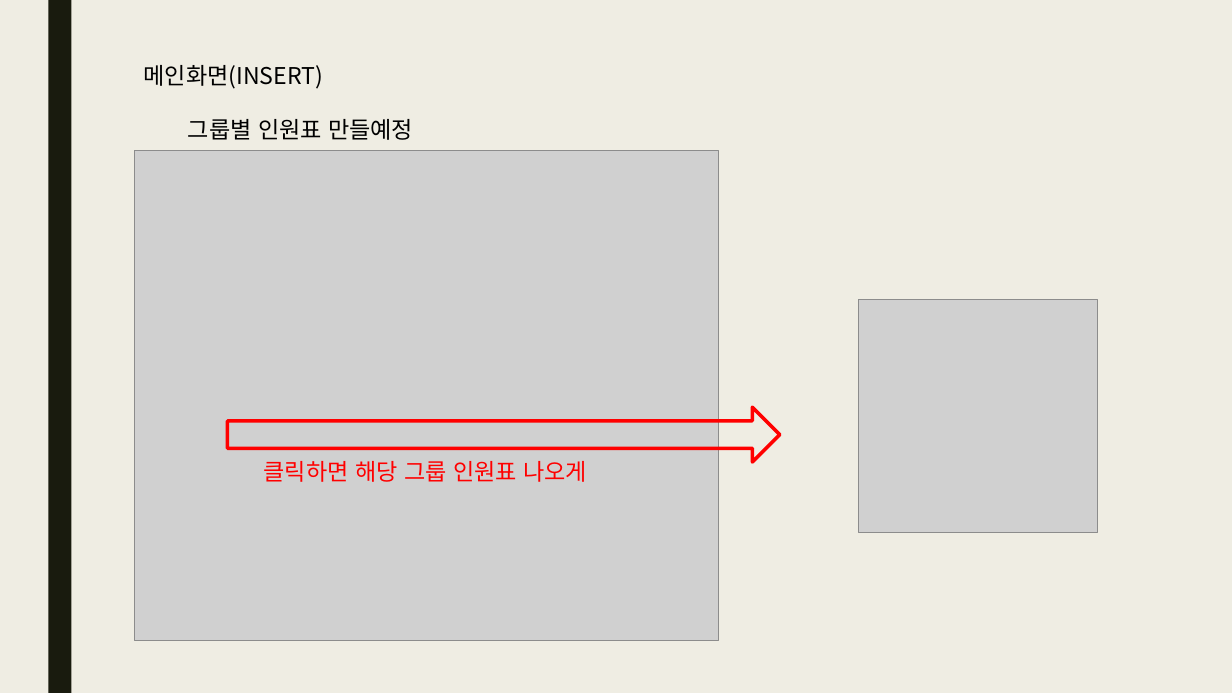
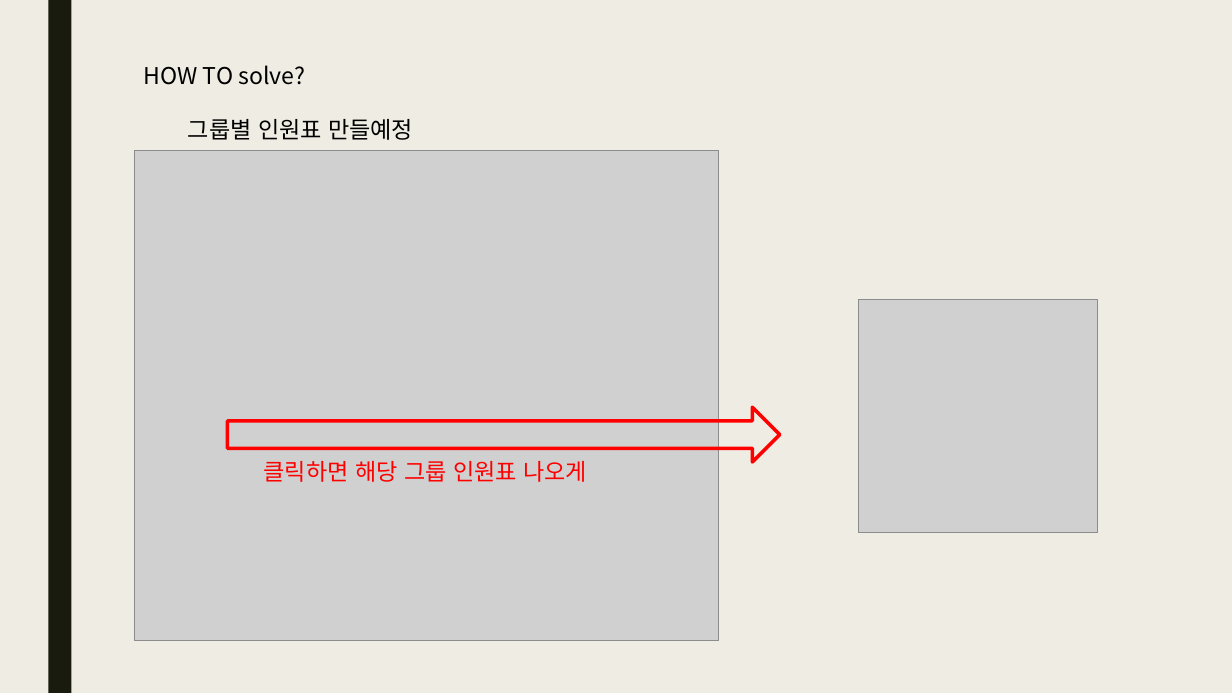
Before and after one commit to qhftkf1/02.S01_GroupMaker, a slide deck: slide 12 of S01_그룹 지정하기.pptx (slide 9 before the commit). Drawn at 1232x693 pixels with LibreOffice and Linux fonts; fonts in the diff are those of the drawing; grey boxes stand for pictures. Boxes give left, top, right and bottom in pixels: in the first picture for what was removed or moved away, otherwise in the second. Text is boxed around its words. In the diff, an @@ line names an element or a change of style, - is before the commit and + after.

```diff
--- a/S01_그룹 지정하기.pptx
+++ b/S01_그룹 지정하기.pptx
@@ text at (x1=144, y1=65, x2=305, y2=85): text changed @@
-메인화면(INSERT)
+HOW TO solve?
```
Also in this commit, not shown: 3 other slides changed, 7 slides added, 1 slide removed, 12 other files.
